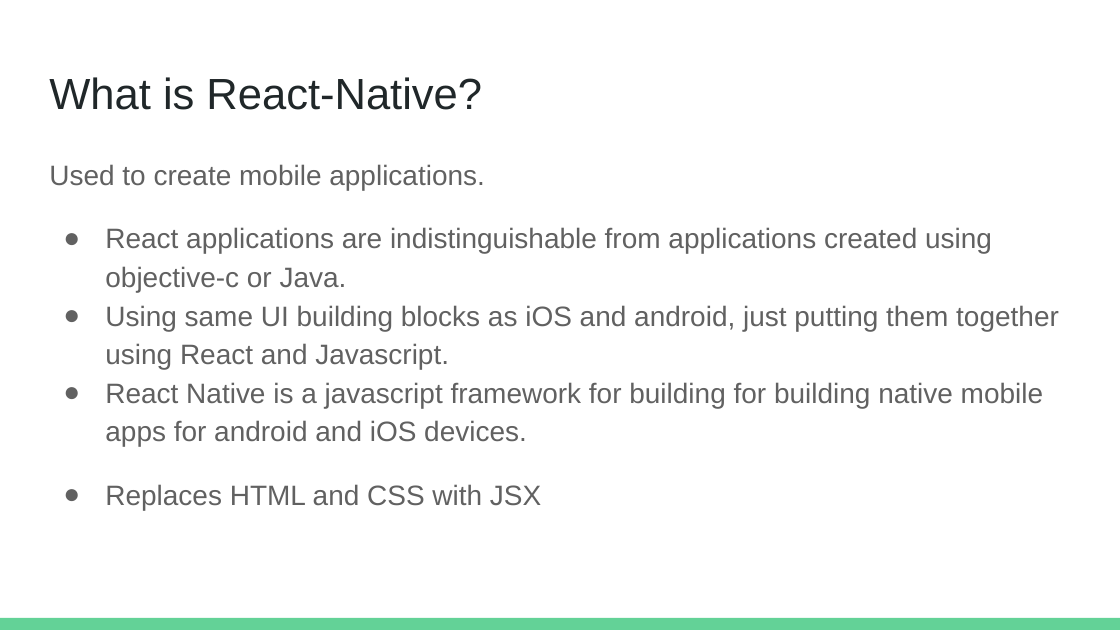
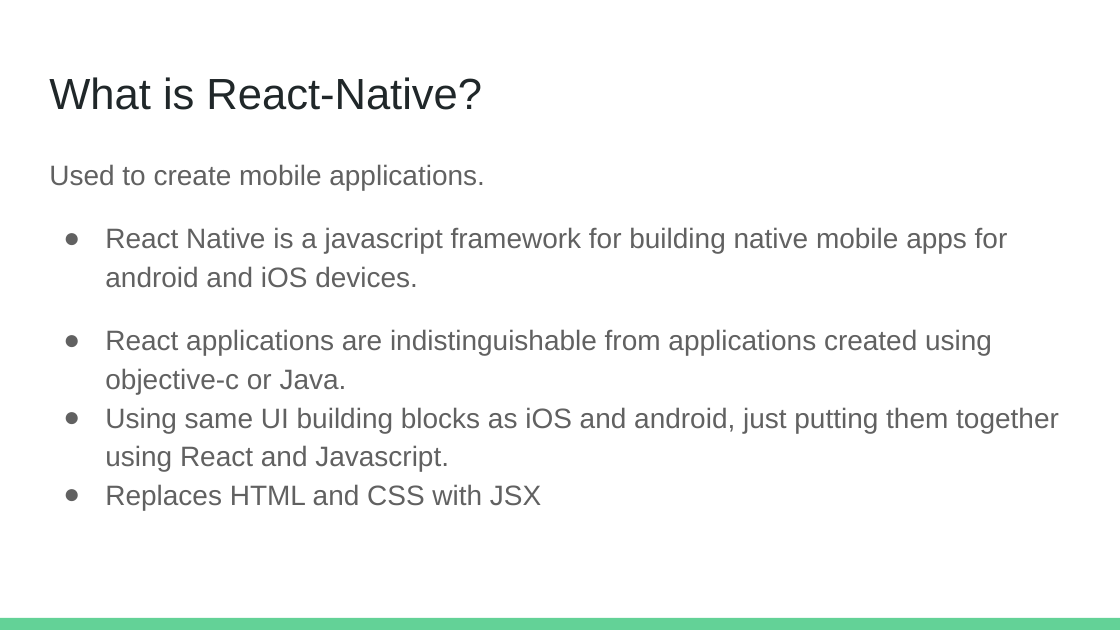
Before and after one commit to chasemoy/lightning-talk, a slide deck: slide 2 of Lightning Talk.pptx. Drawn at 1120x630 pixels with LibreOffice and Linux fonts; fonts in the diff are those of the drawing. Boxes give left, top, right and bottom in pixels: in the first picture for what was removed or moved away, otherwise in the second. Text is boxed around its words. In the diff, an @@ line names an element or a change of style, - is before the commit and + after.

```diff
--- a/Lightning Talk.pptx
+++ b/Lightning Talk.pptx
@@ text at (105, 227, 1008, 288): paragraph added @@
+● React Native is a javascript framework for building native mobile apps for android and iOS devices.
@@ text at (105, 382, 1043, 447): paragraph removed @@
-● React Native is a javascript framework for building for building native mobile apps for android and iOS devices.
```
Also in this commit, not shown: 2 other slides changed, 1 slide removed.
